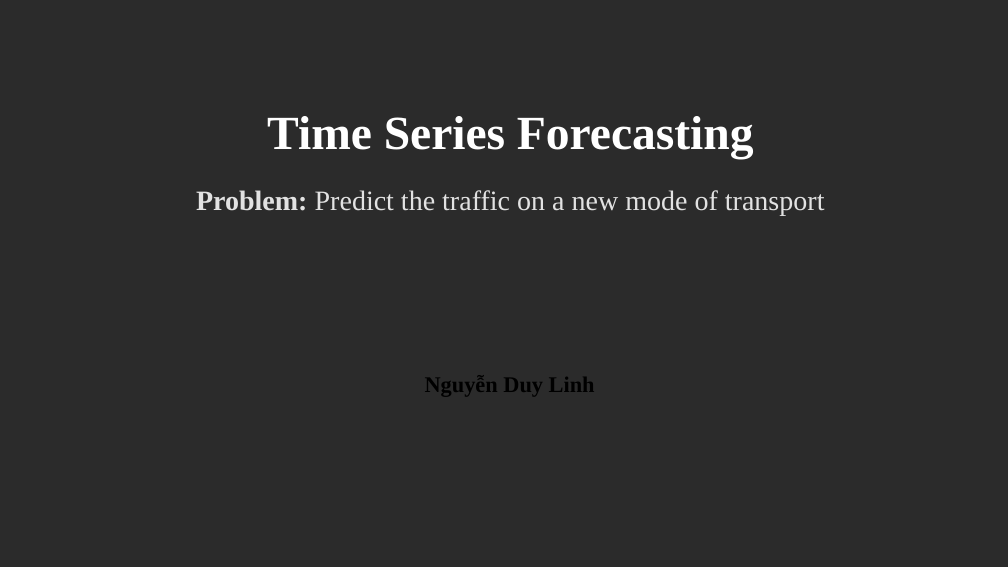
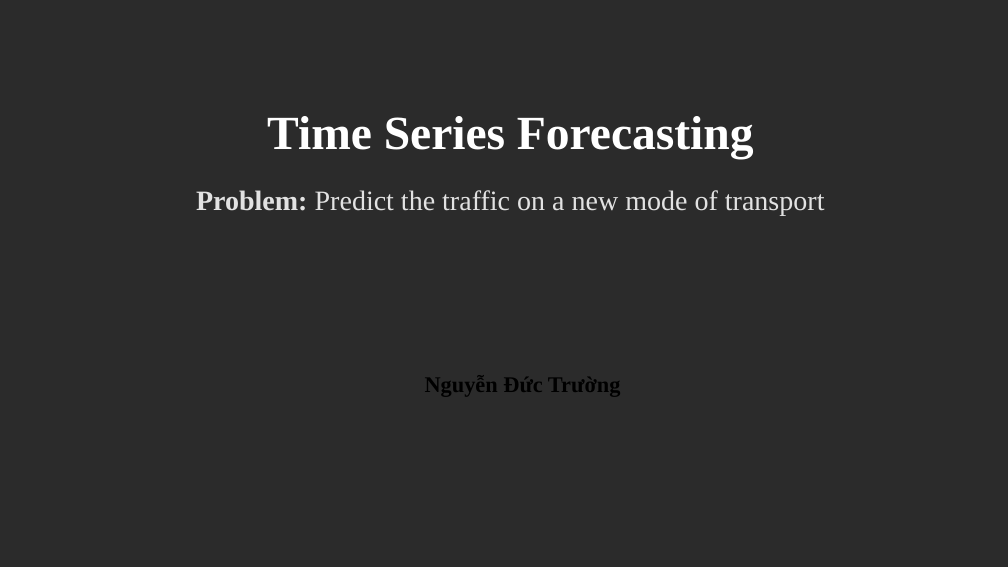
Before and after one commit to ChristNguyen/Time_series-analysis, a slide deck: slide 1 of Time Series Analysis.pptx. Drawn at 1008x567 pixels with LibreOffice and Linux fonts; fonts in the diff are those of the drawing; background and template pictures are left out; a plain dark background stands for a picture behind light text. Boxes give left, top, right and bottom in pixels: in the first picture for what was removed or moved away, otherwise in the second. Text is boxed around its words. In the diff, an @@ line names an element or a change of style, - is before the commit and + after.

Commit message:
add

```diff
--- a/Time Series Analysis.pptx
+++ b/Time Series Analysis.pptx
@@ text at (425, 375, 621, 396): text changed @@
-Nguyễn Duy Linh
+Nguyễn Đức Trường
```
